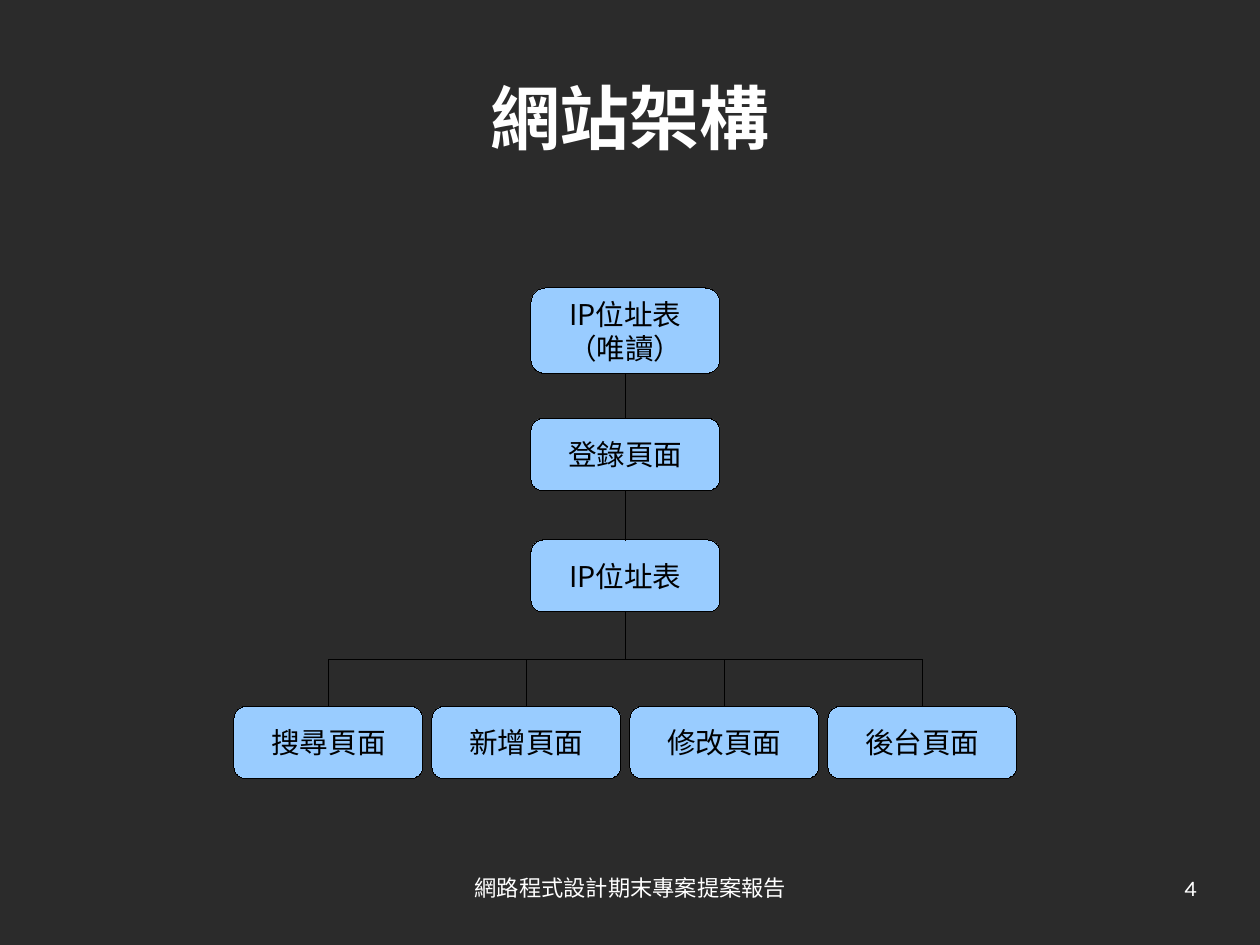
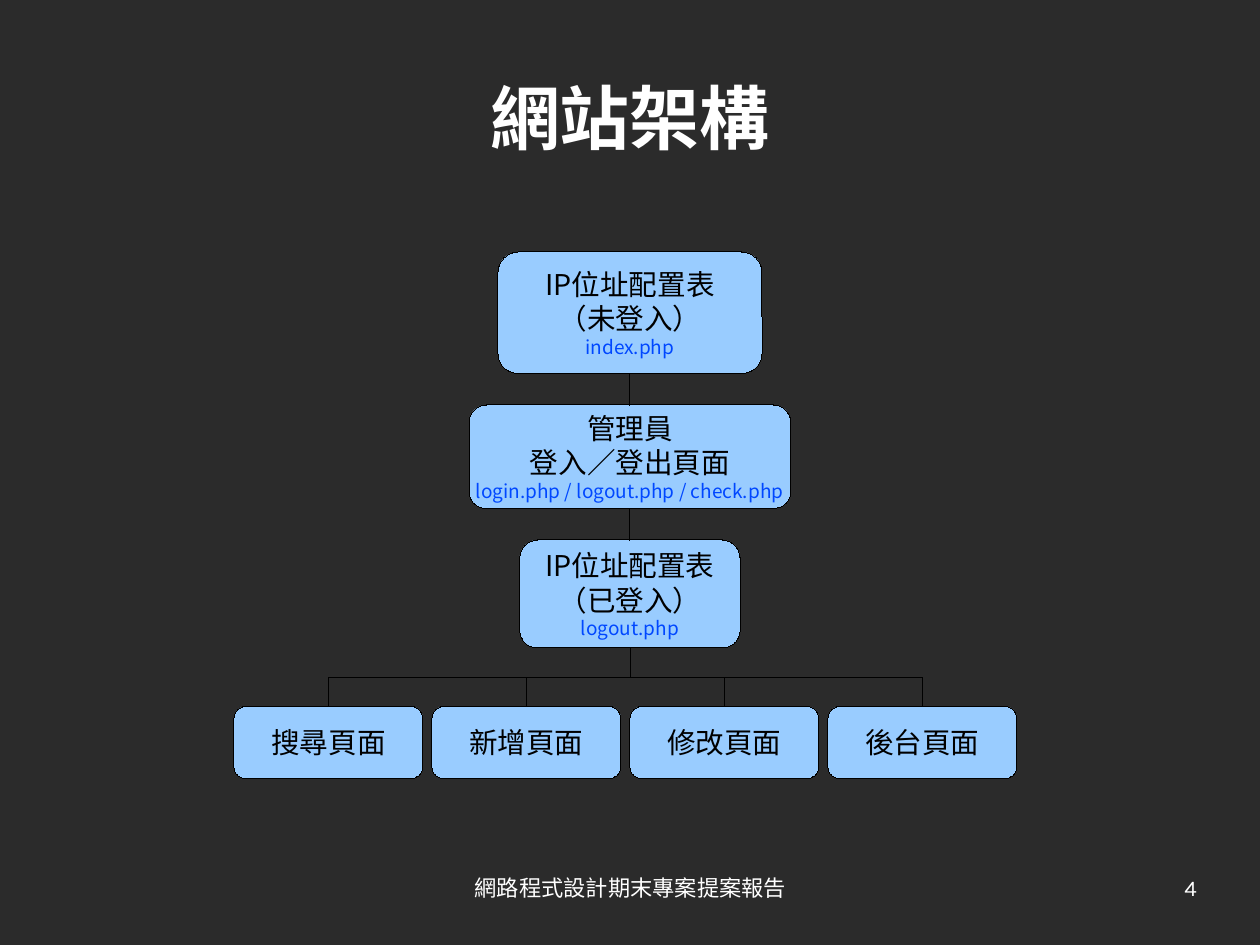
Before and after one commit to brlin-tw/NetAdminIPTableCorporate, a slide deck: slide 4 of Resources/Manual/Project_manual.odp. Drawn at 1260x945 pixels with LibreOffice and Linux fonts; fonts in the diff are those of the drawing; background and template pictures are left out; a plain dark background stands for a picture behind light text. Boxes give left, top, right and bottom in pixels: in the first picture for what was removed or moved away, otherwise in the second. Text is boxed around its words. In the diff, an @@ line names an element or a change of style, - is before the commit and + after.

```diff
--- a/Resources/Manual/Project_manual.odp
+++ b/Resources/Manual/Project_manual.odp
@@ rounded rectangle "IP位址配置表": place and size @@
-rounded rectangle "IP位址配置表" at [532,288,720,374]
+rounded rectangle "IP位址配置表" at [499,252,763,373]
@@ text in rounded rectangle at [545,271,714,359]: text changed @@
-IP位址表
-（唯讀）
+IP位址配置表
+（未登入）
+index.php
@@ elbow line moved from (625, 418) - (625, 374) to (630, 405) - (630, 374) @@
@@ rounded rectangle "管理員": place and size @@
-rounded rectangle "管理員" at [532,418,720,491]
+rounded rectangle "管理員" at [469,405,790,509]
@@ text in rounded rectangle at [476,415,784,503]: text changed; size 18 to 12 pt; text colour #000000 to #0047FF @@
-登錄頁面
+管理員
+登入／登出頁面
+login.php / logout.php / check.php
@@ elbow line moved from (625, 540) - (625, 491) to (630, 540) - (630, 509) @@
@@ rounded rectangle "IP位址配置表": place and size @@
-rounded rectangle "IP位址配置表" at [532,540,720,612]
+rounded rectangle "IP位址配置表" at [520,540,741,647]
@@ text in rounded rectangle at [545,552,714,640]: text changed @@
-IP位址表
+IP位址配置表
+（已登入）
+logout.php
@@ elbow line moved from (625, 612) - (328, 707) to (630, 648) - (328, 707) @@
@@ elbow line moved from (625, 612) - (527, 707) to (630, 648) - (527, 707) @@
@@ elbow line moved from (625, 612) - (923, 707) to (630, 648) - (923, 707) @@
@@ elbow line moved from (625, 612) - (725, 707) to (630, 648) - (725, 707) @@
```
Also in this commit, not shown: 4 other slides changed, 1 other file.
